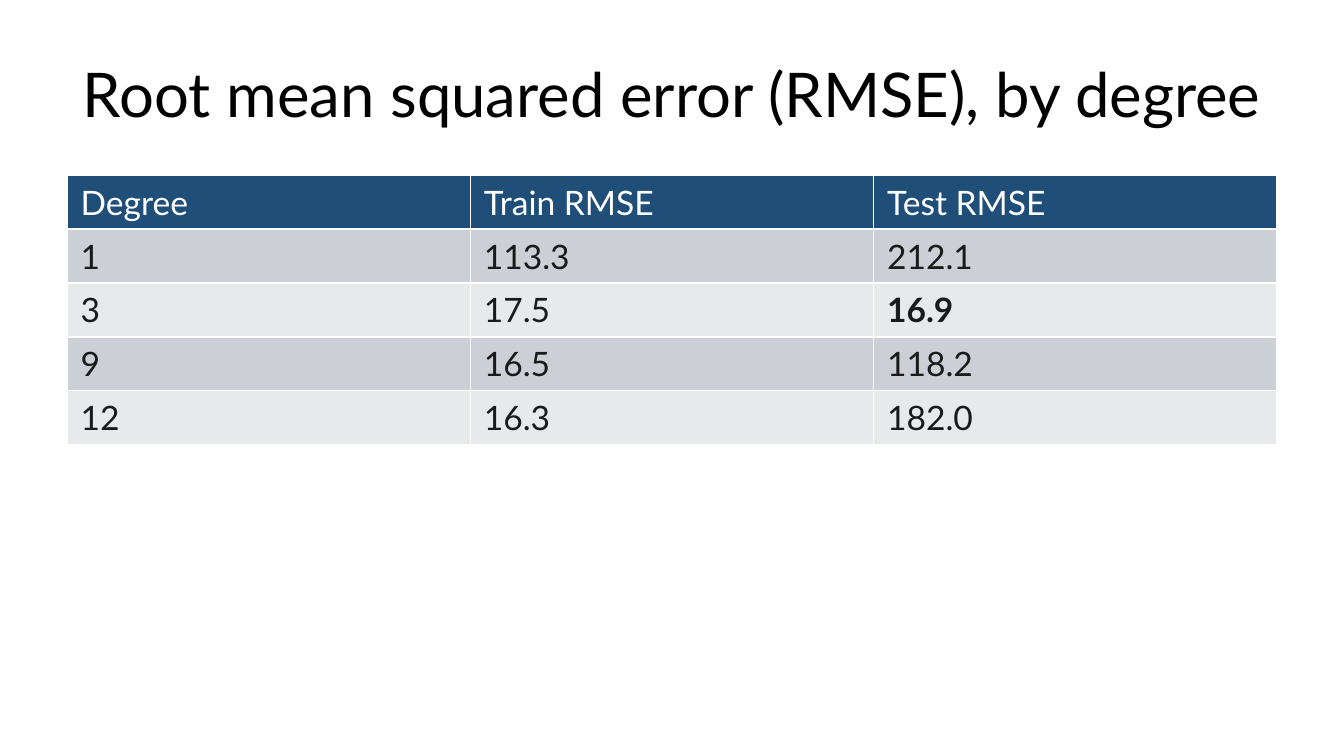
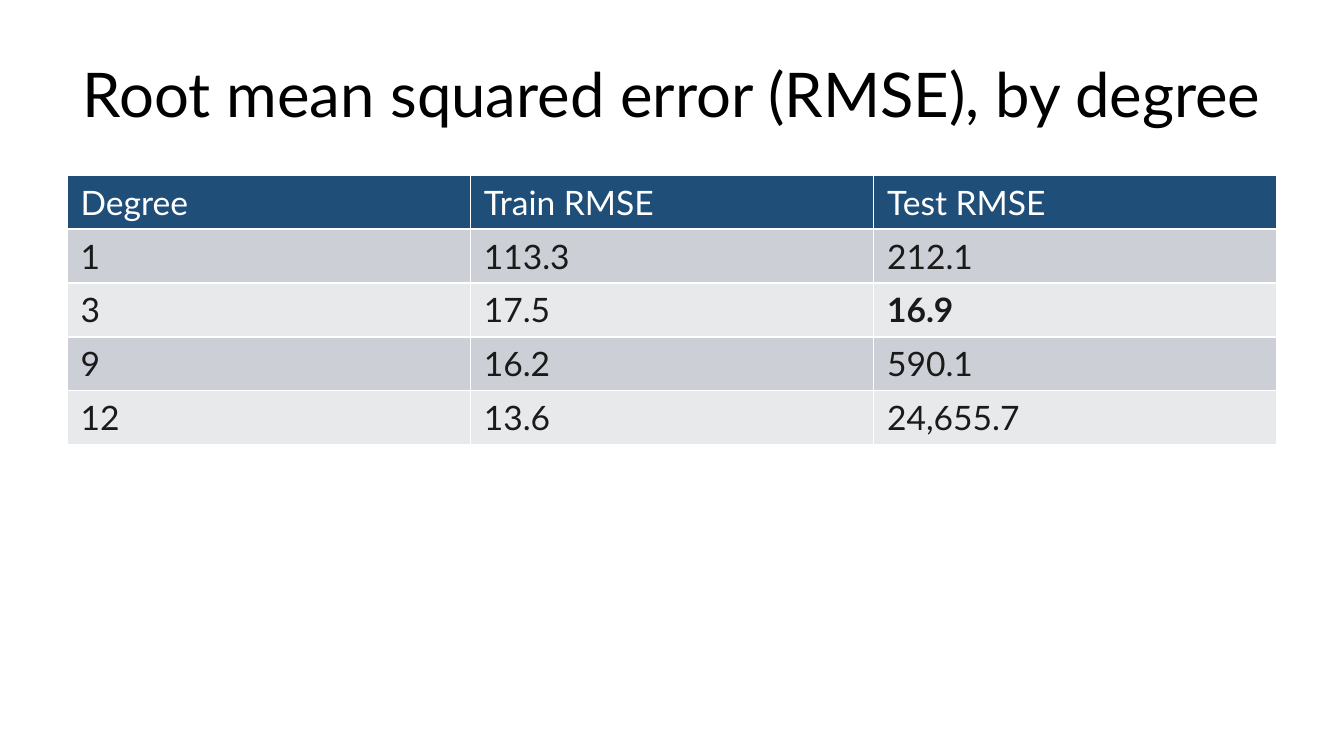
Before and after one commit to fabioantonini/technologies-for-artificial-intelligence, a slide deck: slide 32 of Lessons/03_regression/Slides/regression_slides.pptx. Drawn at 1344x756 pixels with LibreOffice and Linux fonts; fonts in the diff are those of the drawing; background and template pictures are left out. Boxes give left, top, right and bottom in pixels: in the first picture for what was removed or moved away, otherwise in the second. Text is boxed around its words. In the diff, an @@ line names an element or a change of style, - is before the commit and + after.

```diff
--- a/Lessons/03_regression/Slides/regression_slides.pptx
+++ b/Lessons/03_regression/Slides/regression_slides.pptx
@@ table at [67, 176, 1277, 675] @@
-row 4, column 2: 16.5
+row 4, column 2: 16.2
-row 4, column 3: 118.2
+row 4, column 3: 590.1
-row 5, column 2: 16.3
+row 5, column 2: 13.6
-row 5, column 3: 182.0
+row 5, column 3: 24,655.7
```
Also in this commit, not shown: 3 other slides changed, 19 other files.
